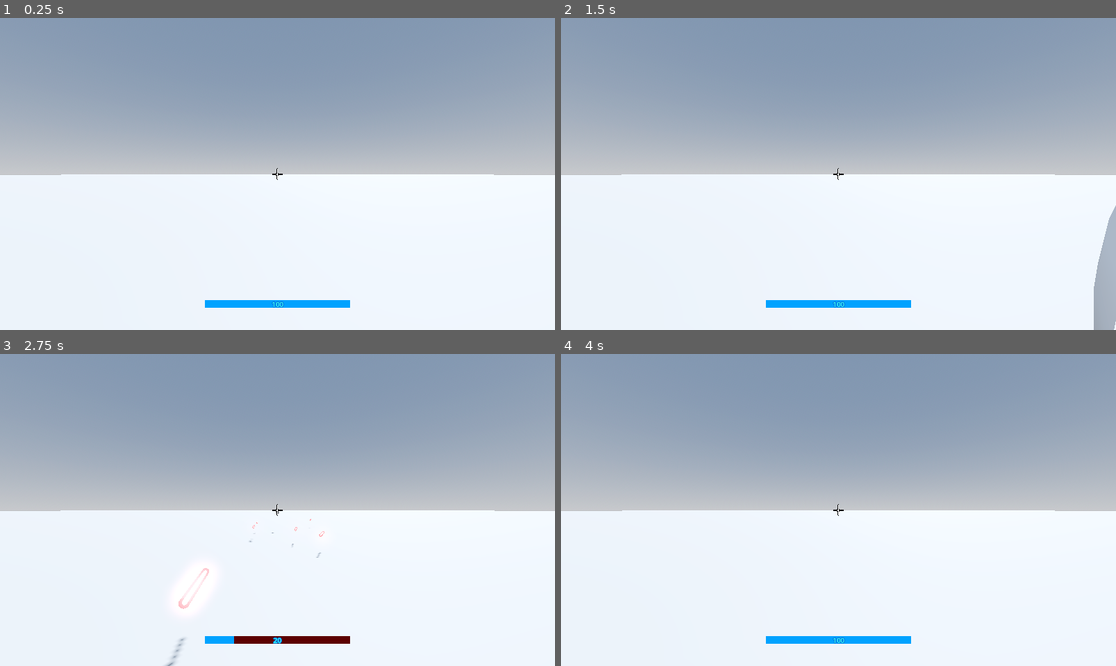
Above: before the commit, frames 1-4 (two rows, left to right).
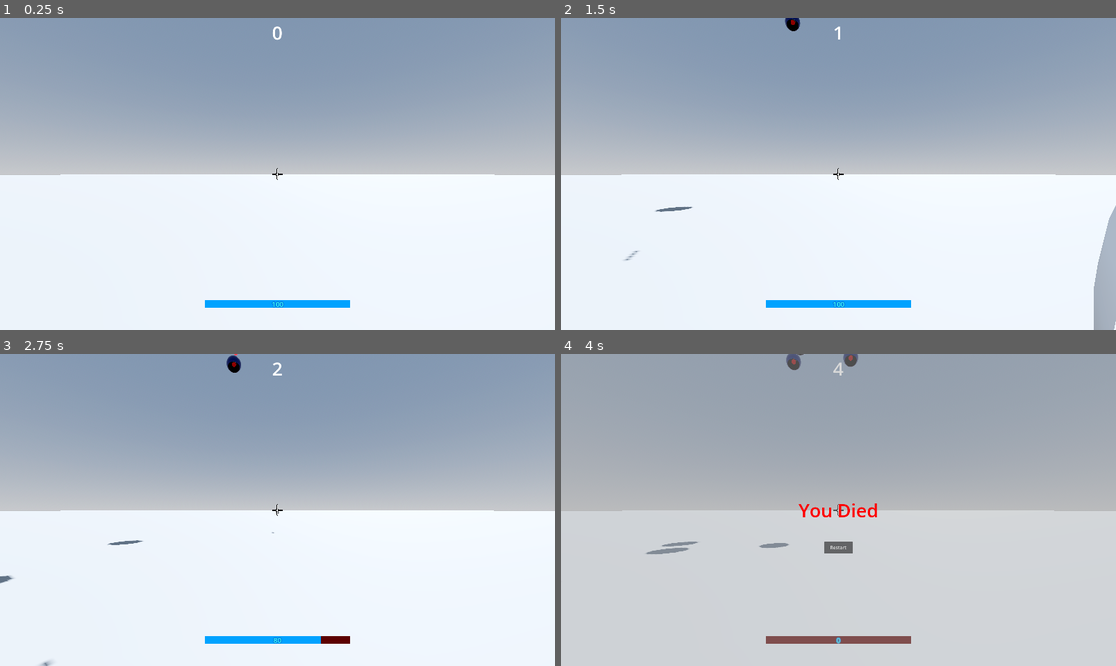
Above: after the commit, the same moments.

Repository: ArmanAmeri/3d-intro
Game: Godot game, scene res://Scenes/main.tscn
Two runs of this game, one before a commit and one after it. Both use one fixed random seed, a clock stepped at 60 frames per second and the inputs below.
Inputs (mouse positions are in pixels of both pictures, inside the frame that each line leads up to):
- Up to frame 1 (0.25 s): no input
- Up to frame 2 (1.5 s): tap Enter (ui_accept) at 0.5, 0.77 s; move the mouse to (866, 174) at 0.52 s; tap A (a) at 0.6 s; tap D (d) at 0.8, 1.35 s; move the mouse to (810, 174) at 1.27 s
- Up to frame 3 (2.75 s): tap Enter (ui_accept) at 1.52 s; tap S (s) at 1.55, 2.1 s; move the mouse to (288, 503) at 2.02 s; press the mouse at (288, 503) at 2.03 s
- Up to frame 4 (4 s): move the mouse to (832, 516) at 2.77 s; release the mouse at (832, 516) at 2.78 s; click (832, 516) at 2.85 s; tap Enter (ui_accept) at 3.02 s; tap W (w) at 3.05 s; click (838, 547) at 3.5 s, where only the run before the commit has a clickable "Restart"

The runs differ from the first frame. In frame 1, less than 0.1% of the frame differs, in the area x 10-90%, y 2-51%; in frame 2, 0.2%; in frame 3, 0.8%; in frame 4, 50%, in the area x 0-100%, y 0-100%.

Commit message:
lazer gun added

Diff:
--- /dev/null
+++ b/Autoloads/signalbus.gd
@@ -0,0 +1,4 @@
+extends Node
+
+@warning_ignore("unused_signal")
+signal anemy_created(current_spawns: int)
--- a/Scenes/drone_enemy.tscn
+++ b/Scenes/drone_enemy.tscn
@@ -1,7 +1,8 @@
-[gd_scene load_steps=12 format=3 uid="uid://b10gbr3kiakqt"]
+[gd_scene load_steps=13 format=3 uid="uid://b10gbr3kiakqt"]
 
 [ext_resource type="Script" path="res://Scripts/rangadbody.gd" id="1_8epu3"]
 [ext_resource type="Script" path="res://Scripts/drone_enemy.gd" id="1_gnd67"]
+[ext_resource type="Script" path="res://Scripts/lazer_gun.gd" id="3_1xato"]
 [ext_resource type="Script" path="res://Scripts/hitbox.gd" id="3_7an8s"]
 
 [sub_resource type="SphereShape3D" id="SphereShape3D_5glhh"]
@@ -40,7 +41,7 @@
 script = ExtResource("1_gnd67")
 
 [node name="feet" type="CollisionShape3D" parent="."]
-transform = Transform3D(1, 0, 0, 0, 1, 0, 0, 0, 1, 0, 0.834141, 0)
+transform = Transform3D(1, 0, 0, 0, 1, 0, 0, 0, 1, 0, -0.118563, 0)
 shape = SubResource("SphereShape3D_5glhh")
 
 [node name="NavigationAgent3D" type="NavigationAgent3D" parent="."]
@@ -48,17 +49,18 @@
 [node name="Timers" type="Node" parent="."]
 
 [node name="Timer" type="Timer" parent="Timers"]
+one_shot = true
 
 [node name="Body" type="Node3D" parent="."]
 script = ExtResource("1_8epu3")
 
 [node name="Body" type="MeshInstance3D" parent="Body"]
-transform = Transform3D(1.2, 0, 0, 0, 1.2, 0, 0, 0, 1.2, 0, 0.834141, 0)
+transform = Transform3D(1.2, 0, 0, 0, 1.2, 0, 0, 0, 1.2, 0, 0, 0)
 mesh = SubResource("SphereMesh_7kglm")
 skeleton = NodePath("../..")
 
 [node name="OutsideEye" type="MeshInstance3D" parent="Body"]
-transform = Transform3D(0.45, 0, 0, 0, 0.45, 0, 0, 0, 0.45, -0.0089026, 0.86879, -0.48156)
+transform = Transform3D(0.45, 0, 0, 0, 0.45, 0, 0, 0, 0.45, -0.009, 0, -0.482)
 mesh = SubResource("SphereMesh_utoke")
 
 [node name="Eye" type="MeshInstance3D" parent="Body/OutsideEye"]
@@ -67,7 +69,13 @@
 skeleton = NodePath("../../..")
 
 [node name="LaserSpawn" type="Marker3D" parent="."]
-transform = Transform3D(1, 0, 0, 0, 1, 0, 0, 0, 1, 0, 0.742836, -0.477797)
+
+[node name="LazerGun" type="Node3D" parent="LaserSpawn"]
+transform = Transform3D(1, 0, 0, 0, 1, 0, 0, 0, 1, 0, 0, -0.599239)
+script = ExtResource("3_1xato")
+
+[node name="Timer" type="Timer" parent="LaserSpawn/LazerGun"]
+one_shot = true
 
 [node name="ProjectileNode" type="Node3D" parent="."]
 
@@ -78,8 +86,13 @@
 script = ExtResource("3_7an8s")
 
 [node name="CollisionShape3D" type="CollisionShape3D" parent="Hitbox"]
-transform = Transform3D(1, 0, 0, 0, 1, 0, 0, 0, 1, 0, -0.0603089, 0)
+transform = Transform3D(1, 0, 0, 0, 1, 0, 0, 0, 1, 0, -0.891009, 0)
 shape = SubResource("SphereShape3D_e50u2")
+
+[node name="groundlevel" type="RayCast3D" parent="."]
+transform = Transform3D(1, 0, 0, 0, 1, 0, 0, 0, 1, 0, -0.602488, 0)
+collision_mask = 2
+collide_with_areas = true
 
 [connection signal="timeout" from="Timers/Timer" to="." method="_reload_timeout"]
 [connection signal="hp_change" from="Hitbox" to="." method="_on_hitbox_hp_change"]
--- a/Scenes/game_ui.tscn
+++ b/Scenes/game_ui.tscn
@@ -18,6 +18,9 @@
 font_color = Color(0.23, 1, 0.9615, 1)
 outline_size = 10
 outline_color = Color(0, 0.469333, 0.88, 1)
+
+[sub_resource type="LabelSettings" id="LabelSettings_cckuk"]
+font_size = 64
 
 [node name="GameUI" type="CanvasLayer"]
 script = ExtResource("1_syeqx")
@@ -79,3 +82,17 @@
 grow_horizontal = 2
 grow_vertical = 2
 texture = ExtResource("2_c4x62")
+
+[node name="EnemyCount" type="Label" parent="."]
+anchors_preset = 5
+anchor_left = 0.5
+anchor_right = 0.5
+offset_left = -50.0
+offset_right = 50.0
+offset_bottom = 100.0
+grow_horizontal = 2
+pivot_offset = Vector2(50, 0)
+text = "0"
+label_settings = SubResource("LabelSettings_cckuk")
+horizontal_alignment = 1
+vertical_alignment = 1
--- /dev/null
+++ b/Scenes/lazerv_2.tscn
@@ -0,0 +1,45 @@
+[gd_scene load_steps=6 format=3 uid="uid://dsk08d5c0snwl"]
+
+[ext_resource type="Script" path="res://Scripts/lazerv_2.gd" id="1_s8vib"]
+
+[sub_resource type="StandardMaterial3D" id="StandardMaterial3D_rkdh7"]
+transparency = 1
+albedo_color = Color(1, 0, 0, 0.509804)
+emission_enabled = true
+emission = Color(100, 0, 0, 1)
+
+[sub_resource type="CylinderMesh" id="CylinderMesh_06npd"]
+material = SubResource("StandardMaterial3D_rkdh7")
+
+[sub_resource type="StandardMaterial3D" id="StandardMaterial3D_tcpjw"]
+emission_enabled = true
+emission = Color(100, 100, 100, 1)
+
+[sub_resource type="CylinderMesh" id="CylinderMesh_r1maf"]
+material = SubResource("StandardMaterial3D_tcpjw")
+
+[node name="Lazerv2" type="RayCast3D"]
+top_level = true
+collision_mask = 7
+collide_with_areas = true
+script = ExtResource("1_s8vib")
+
+[node name="Timer" type="Timer" parent="."]
+wait_time = 5.0
+one_shot = true
+autostart = true
+
+[node name="body" type="Node3D" parent="."]
+transform = Transform3D(1, 0, 0, 0, -4.37114e-08, 1, 0, -1, -4.37114e-08, 0, 0, 0)
+
+[node name="Outside" type="MeshInstance3D" parent="body"]
+transform = Transform3D(0.1, 0, 0, 0, 0.5, 0, 0, 0, 0.1, 0, 0, 0)
+mesh = SubResource("CylinderMesh_06npd")
+skeleton = NodePath("")
+
+[node name="Inside" type="MeshInstance3D" parent="body"]
+transform = Transform3D(0.05, 0, 0, 0, 0.48, 0, 0, 2.84217e-14, 0.05, -0.000489905, 0.00219148, 0.000764579)
+mesh = SubResource("CylinderMesh_r1maf")
+skeleton = NodePath("")
+
+[connection signal="timeout" from="Timer" to="." method="cleanup"]
--- a/Scenes/main.tscn
+++ b/Scenes/main.tscn
@@ -1,10 +1,16 @@
-[gd_scene load_steps=11 format=3 uid="uid://dihy6wuibgplv"]
+[gd_scene load_steps=10 format=3 uid="uid://dihy6wuibgplv"]
 
 [ext_resource type="PackedScene" uid="uid://buce3731mh8jo" path="res://Scenes/player.tscn" id="1_al1kw"]
-[ext_resource type="PackedScene" uid="uid://diiu8sy85tg4f" path="res://Scenes/anemy.tscn" id="3_45jyr"]
 [ext_resource type="PackedScene" uid="uid://oi8sct5g8fi5" path="res://Scenes/game_ui.tscn" id="3_be6b2"]
 [ext_resource type="PackedScene" uid="uid://bequanpoqt731" path="res://Scenes/spawner.tscn" id="4_m8c50"]
 [ext_resource type="PackedScene" uid="uid://b10gbr3kiakqt" path="res://Scenes/drone_enemy.tscn" id="5_ckklr"]
+
+[sub_resource type="NavigationMesh" id="NavigationMesh_ddp6h"]
+vertices = PackedVector3Array(-499.5, 0.5, -499.5, -499.5, 0.5, 499.5, 499.5, 0.5, 499.5, 499.5, 0.5, -499.5)
+polygons = [PackedInt32Array(3, 2, 0), PackedInt32Array(0, 2, 1)]
+
+[sub_resource type="StandardMaterial3D" id="StandardMaterial3D_s8lxt"]
+albedo_color = Color(0.423047, 0.714985, 1.92523e-07, 1)
 
 [sub_resource type="ProceduralSkyMaterial" id="ProceduralSkyMaterial_psyh5"]
 sky_horizon_color = Color(0.64625, 0.65575, 0.67075, 1)
@@ -19,142 +25,127 @@
 tonemap_mode = 2
 glow_enabled = true
 
-[sub_resource type="NavigationMesh" id="NavigationMesh_ddp6h"]
-vertices = PackedVector3Array(-499.5, 0.5, -499.5, -499.5, 0.5, 499.5, 499.5, 0.5, 499.5, 499.5, 0.5, -499.5)
-polygons = [PackedInt32Array(3, 2, 0), PackedInt32Array(0, 2, 1)]
-
-[sub_resource type="StandardMaterial3D" id="StandardMaterial3D_s8lxt"]
-albedo_color = Color(0.423047, 0.714985, 1.92523e-07, 1)
-
 [node name="Main" type="Node3D"]
 
-[node name="WorldEnvironment" type="WorldEnvironment" parent="."]
-environment = SubResource("Environment_nxf5m")
+[node name="GameUI" parent="." instance=ExtResource("3_be6b2")]
 
-[node name="DirectionalLight3D" type="DirectionalLight3D" parent="."]
-transform = Transform3D(-0.866025, -0.433013, 0.25, 0, 0.5, 0.866025, -0.5, 0.75, -0.433013, 0, 8.11157, 0)
-shadow_enabled = true
+[node name="World" type="Node3D" parent="."]
 
-[node name="CharacterBody3D" parent="." instance=ExtResource("1_al1kw")]
-transform = Transform3D(1, 0, 0, 0, 1, 0, 0, 0, 1, 0, 1.24638, -7.56765)
-
-[node name="NavigationRegion3D" type="NavigationRegion3D" parent="."]
+[node name="NavigationRegion3D" type="NavigationRegion3D" parent="World"]
 transform = Transform3D(1, 0, 0, 0, 1, 0, 0, 0, 1, 0, 0.021576, 0)
 navigation_mesh = SubResource("NavigationMesh_ddp6h")
 
-[node name="Ground" type="CSGBox3D" parent="NavigationRegion3D"]
+[node name="Ground" type="CSGBox3D" parent="World/NavigationRegion3D"]
 transform = Transform3D(1, 0, 0, 0, 1, 0, 0, 0, 1, 0, -0.5, 0)
 use_collision = true
 collision_layer = 2
 collision_mask = 0
 size = Vector3(1000, 1, 1000)
 
-[node name="celing" type="CSGBox3D" parent="NavigationRegion3D"]
+[node name="celing" type="CSGBox3D" parent="World/NavigationRegion3D"]
 transform = Transform3D(1, 0, 0, 0, 1, 0, 0, 0, 1, 1.00194, 3.97586, 0.510231)
 use_collision = true
 collision_layer = 2
 collision_mask = 0
 size = Vector3(14.8906, 1, 15.0527)
 
-[node name="stair" type="CSGBox3D" parent="."]
-transform = Transform3D(1, 0, 0, 0, 1, 0, 0, 0, 1, -7.52883, 3.23531, 5.44723)
+[node name="stair" type="CSGBox3D" parent="World/NavigationRegion3D"]
+transform = Transform3D(1, 0, 0, 0, 1, 0, 0, 0, 1, -7.52883, 3.21373, 5.44723)
 use_collision = true
 collision_layer = 2
 collision_mask = 0
 size = Vector3(2, 1, 4)
 
-[node name="Walls" type="CSGSphere3D" parent="."]
+[node name="Walls" type="CSGSphere3D" parent="World"]
 transform = Transform3D(1, 0, 0, 0, 1, 0, 0, 0, 1, 0, -0.519858, 0)
 use_collision = true
-collision_layer = 2
+collision_layer = 4
 collision_mask = 0
 
-[node name="Wall1" type="CSGBox3D" parent="Walls"]
+[node name="Wall1" type="CSGBox3D" parent="World/Walls"]
 transform = Transform3D(-4.37114e-08, 0, 1, 0, 1, 0, -1, 0, -4.37114e-08, 8, 2, 4.30322)
 size = Vector3(5.39355, 4, 1)
 material = SubResource("StandardMaterial3D_s8lxt")
 
-[node name="Wall9" type="CSGBox3D" parent="Walls"]
+[node name="Wall9" type="CSGBox3D" parent="World/Walls"]
 transform = Transform3D(-4.37114e-08, 0, 1, 0, 1, 0, -1, 0, -4.37114e-08, 8, 6.97271, 4.30322)
 size = Vector3(5.39355, 4, 1)
 material = SubResource("StandardMaterial3D_s8lxt")
 
-[node name="Wall5" type="CSGBox3D" parent="Walls"]
+[node name="Wall5" type="CSGBox3D" parent="World/Walls"]
 transform = Transform3D(-4.37114e-08, 0, 1, 0, 1, 0, -1, 0, -4.37114e-08, 7.93482, 2, -4.31449)
 size = Vector3(5.39355, 4, 1)
 material = SubResource("StandardMaterial3D_s8lxt")
 
-[node name="Wall12" type="CSGBox3D" parent="Walls"]
+[node name="Wall12" type="CSGBox3D" parent="World/Walls"]
 transform = Transform3D(-4.37114e-08, 0, 1, 0, 1, 0, -1, 0, -4.37114e-08, 7.93482, 6.95536, -4.31449)
 size = Vector3(5.39355, 4, 1)
 material = SubResource("StandardMaterial3D_s8lxt")
 
-[node name="Wall2" type="CSGBox3D" parent="Walls"]
+[node name="Wall2" type="CSGBox3D" parent="World/Walls"]
 transform = Transform3D(1, 0, 0, 0, 1, 0, 0, 0, 1, 5.11847, 2, -6.49606)
 size = Vector3(4.703, 4, 1)
 material = SubResource("StandardMaterial3D_s8lxt")
 
-[node name="Wall11" type="CSGBox3D" parent="Walls"]
+[node name="Wall11" type="CSGBox3D" parent="World/Walls"]
 transform = Transform3D(1, 0, 0, 0, 1, 0, 0, 0, 1, 5.11847, 7.00726, -6.49606)
 size = Vector3(4.703, 4, 1)
 material = SubResource("StandardMaterial3D_s8lxt")
 
-[node name="Wall13" type="CSGBox3D" parent="Walls"]
+[node name="Wall13" type="CSGBox3D" parent="World/Walls"]
 transform = Transform3D(-4.37114e-08, 0, -1, 0, 1, 0, 1, 0, -4.37114e-08, 2.27454, 7.00726, -3.81762)
 size = Vector3(6.36627, 4, 1)
 material = SubResource("StandardMaterial3D_s8lxt")
 
-[node name="Wall14" type="CSGBox3D" parent="Walls"]
+[node name="Wall14" type="CSGBox3D" parent="World/Walls"]
 transform = Transform3D(-4.37114e-08, 0, -1, 0, 1, 0, 1, 0, -4.37114e-08, 2.27454, 7.00726, 5.3212)
 size = Vector3(5.18109, 4, 1)
 material = SubResource("StandardMaterial3D_s8lxt")
 
-[node name="Wall6" type="CSGBox3D" parent="Walls"]
+[node name="Wall6" type="CSGBox3D" parent="World/Walls"]
 transform = Transform3D(1, 0, 0, 0, 1, 0, 0, 0, 1, -4.10313, 2, -6.49606)
 size = Vector3(4.703, 4, 1)
 material = SubResource("StandardMaterial3D_s8lxt")
 
-[node name="Wall3" type="CSGBox3D" parent="Walls"]
+[node name="Wall3" type="CSGBox3D" parent="World/Walls"]
 transform = Transform3D(-4.37114e-08, 0, -1, 0, 1, 0, 1, 0, -4.37114e-08, -6.02053, 2, -3.50683)
 size = Vector3(4.97229, 4, 1)
 material = SubResource("StandardMaterial3D_s8lxt")
 
-[node name="Wall7" type="CSGBox3D" parent="Walls"]
+[node name="Wall7" type="CSGBox3D" parent="World/Walls"]
 transform = Transform3D(-4.37114e-08, 0, -1, 0, 1, 0, 1, 0, -4.37114e-08, -6.02053, 2, 5.23963)
 size = Vector3(5.41162, 4, 1)
 material = SubResource("StandardMaterial3D_s8lxt")
 
-[node name="Wall4" type="CSGBox3D" parent="Walls"]
+[node name="Wall4" type="CSGBox3D" parent="World/Walls"]
 transform = Transform3D(1, 0, 0, 0, 1, 0, 0, 0, 1, -3.12618, 2, 7.51096)
 size = Vector3(4.75586, 4, 1)
 material = SubResource("StandardMaterial3D_s8lxt")
 
-[node name="Wall8" type="CSGBox3D" parent="Walls"]
+[node name="Wall8" type="CSGBox3D" parent="World/Walls"]
 transform = Transform3D(1, 0, 0, 0, 1, 0, 0, 0, 1, 6.07457, 2, 7.51096)
 size = Vector3(4.75586, 4, 1)
 material = SubResource("StandardMaterial3D_s8lxt")
 
-[node name="Wall10" type="CSGBox3D" parent="Walls"]
+[node name="Wall10" type="CSGBox3D" parent="World/Walls"]
 transform = Transform3D(1, 0, 0, 0, 1, 0, 0, 0, 1, 6.8192, 6.94121, 7.51096)
 size = Vector3(3.2666, 4, 1)
 material = SubResource("StandardMaterial3D_s8lxt")
 
-[node name="GameUI" parent="." instance=ExtResource("3_be6b2")]
+[node name="DirectionalLight3D" type="DirectionalLight3D" parent="World"]
+transform = Transform3D(-0.866025, -0.433013, 0.25, 0, 0.5, 0.866025, -0.5, 0.75, -0.433013, 0, 8.11157, 0)
+shadow_enabled = true
 
-[node name="Spawner" parent="." instance=ExtResource("4_m8c50")]
-transform = Transform3D(1, 0, 0, 0, 1, 0, 0, 0, 1, 0, 0, 30.9611)
+[node name="WorldEnvironment" type="WorldEnvironment" parent="World"]
+environment = SubResource("Environment_nxf5m")
+
+[node name="Entities" type="Node3D" parent="."]
+
+[node name="CharacterBody3D" parent="Entities" instance=ExtResource("1_al1kw")]
+transform = Transform3D(1, 0, 0, 0, 1, 0, 0, 0, 1, 0, 1.24638, -25.8505)
+
+[node name="Spawner" parent="Entities" instance=ExtResource("4_m8c50")]
+transform = Transform3D(1, 0, 0, 0, 1, 0, 0, 0, 1, 0, 13.5631, -40.0369)
 spawn_scene = ExtResource("5_ckklr")
-spawn_interval = 0.1
-max_spawns = 100
-spawn_range_x = 10.0
-spawn_range_z = 10.0
+spawn_interval = 1.0
 infinite_spawn = true
-
-[node name="Spawner2" parent="." instance=ExtResource("4_m8c50")]
-transform = Transform3D(1, 0, 0, 0, 1, 0, 0, 0, 1, 0, 1.03772, 30.9611)
-spawn_scene = ExtResource("3_45jyr")
-spawn_interval = 0.1
-max_spawns = 100
-spawn_range_x = 10.0
-spawn_range_z = 10.0
-infinite_spawn = true
--- a/Scripts/drone_enemy.gd
+++ b/Scripts/drone_enemy.gd
@@ -7,30 +7,32 @@
 @onready var laser_spawn: Marker3D = $LaserSpawn
 @onready var projectile_node: Node3D = $ProjectileNode
 @onready var timer: Node = $Timers/Timer
+@onready var groundlevel: RayCast3D = $groundlevel
 
 var max_hp: int = 100
 
 var laser_scene = load("res://Scenes/laser.tscn")
 var enemy_direction
 
+var float_height: float = 10.0
+
 var damage: int = 25
 var speed: int = 2
 var nav_ready: bool = false
-var hurtbox_colliding: bool = false
+
 var can_shoot = true
 
 func _ready() -> void:
+	motion_mode = CharacterBody3D.MOTION_MODE_FLOATING  # Set motion mode to floating
 	await get_tree().process_frame
 	nav_ready = true
 
 func _physics_process(delta: float) -> void:
 	if player:
 		enemy_direction = (player.position - position).normalized()
-		look_at(Vector3(player.position.x, 0, player.position.z))
-		if can_shoot:
-			fire_laser()
-	if position.y >= 50:
-		velocity += get_gravity() * delta
+		look_at(Vector3(player.position.x, player.position.y, player.position.z))
+		# if can_shoot:
+		#     fire_laser()
 
 	if is_instance_valid(player) and nav_ready:
 		nav.target_position = player.global_position
@@ -48,8 +50,11 @@
 		velocity.x = 0
 		velocity.z = 0
 
+	# Maintain floating height
+	get_ground_level()
+
+
 	move_and_slide()
-
 
 func fire_laser():
 	var laser_shot = laser_scene.instantiate()
@@ -60,11 +65,8 @@
 	can_shoot = false
 	timer.start(2)
 
-
-
 func _reload_timeout() -> void:
 	can_shoot = true
-
 
 func _on_hitbox_hp_change(hp: int) -> void:
 	print("took damage")
@@ -74,3 +76,14 @@
 
 func die() -> void:
 	self.queue_free()
+
+func get_ground_level() -> void:
+	if groundlevel.is_colliding():
+		var ground_y = groundlevel.get_collision_point().y
+		var target_y = ground_y + float_height
+		global_position.y = lerp(global_position.y, target_y, 0.1)
+	else:
+		# Fallback: Calculate distance to ground and adjust position if necessary
+		var ground_distance = position.y - groundlevel.position.y
+		if ground_distance > float_height:
+			global_position.y = lerp(global_position.y, position.y - (ground_distance - float_height), 0.1)
--- a/Scripts/game_ui.gd
+++ b/Scripts/game_ui.gd
@@ -3,11 +3,19 @@
 @onready var player = get_tree().get_first_node_in_group("player")
 @onready var progress_bar: ProgressBar = $ProgressBar
 @onready var hp_amount_label: Label = $ProgressBar/HpAmountLabel
+@onready var enemy_count: Label = $EnemyCount
+
+var enemies: int = 0
 
 func _ready() -> void:
 	progress_bar.max_value = player.hp_max
 	hp_amount_label.text = str(player.hp)
+	Signalbus.connect("anemy_created", on_anemy_created)
 
 func _process(_delta: float) -> void:
 	progress_bar.value = player.hp
 	hp_amount_label.text = str(player.hp)
+
+
+func on_anemy_created(current_spawns) -> void:
+	enemy_count.text = str(current_spawns)
--- /dev/null
+++ b/Scripts/lazer_gun.gd
@@ -0,0 +1,12 @@
+extends Node3D
+
+const lazer = preload("res://Scenes/lazerv_2.tscn")
+
+@onready var timer: Timer = $Timer
+
+func _physics_process(_delta: float) -> void:
+	if timer.is_stopped():
+		timer.start(1)
+		var projectile = lazer.instantiate()
+		add_child(projectile)
+		projectile.global_transform = global_transform
--- /dev/null
+++ b/Scripts/lazerv_2.gd
@@ -0,0 +1,21 @@
+extends RayCast3D
+
+var speed : float = 20.0
+var damage: int = 20
+
+func _physics_process(delta: float) -> void:
+	position += global_basis * Vector3.FORWARD * speed * delta
+	target_position = Vector3.FORWARD * speed * delta
+	force_raycast_update()
+
+	var collider = get_collider()
+	if is_colliding():
+		global_position = get_collision_point()
+
+		if collider.has_method("take_damage"):
+			collider.take_damage(damage)
+
+		cleanup()
+
+func cleanup() ->void:
+	queue_free()
--- a/Scripts/spawner.gd
+++ b/Scripts/spawner.gd
@@ -36,3 +36,4 @@
 	add_child(instance)
 
 	current_spawns += 1
+	Signalbus.anemy_created.emit(current_spawns)
--- a/project.godot
+++ b/project.godot
@@ -18,6 +18,7 @@
 [autoload]
 
 PlayerInfo="*res://Autoloads/player_info.gd"
+Signalbus="*res://Autoloads/signalbus.gd"
 
 [display]
 
Not shown: 1 places in Scenes/game_ui.tscn that only renumber resources
Not shown: 1 places in Scenes/laser.tscn that only renumber resources
